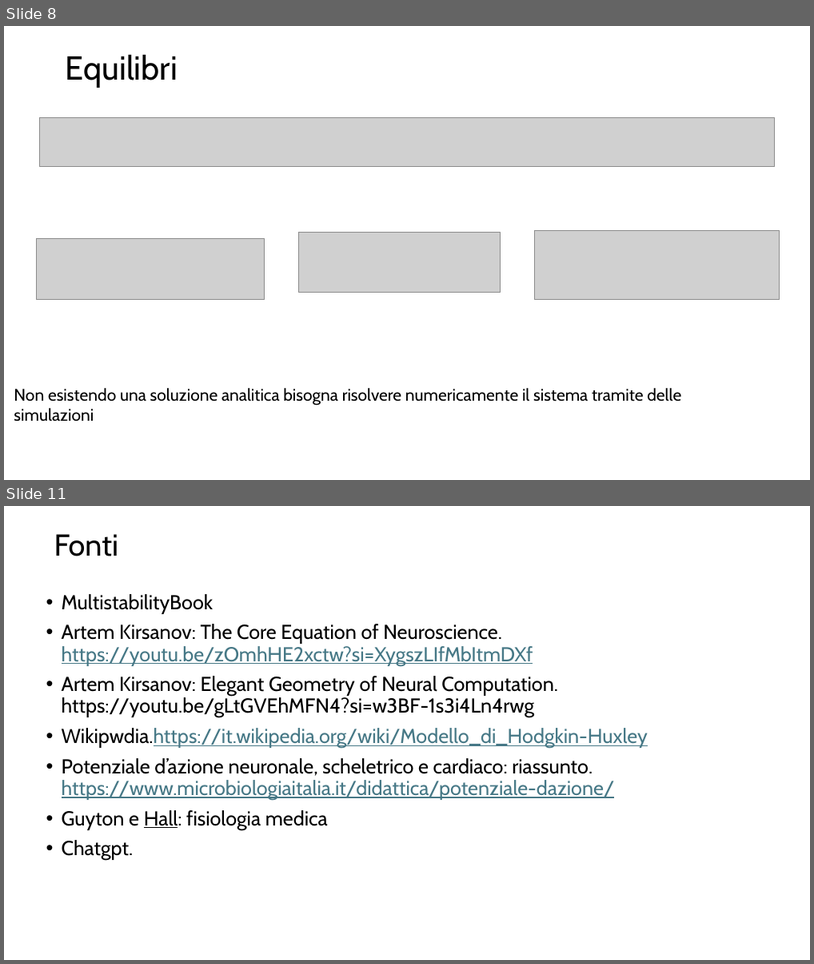
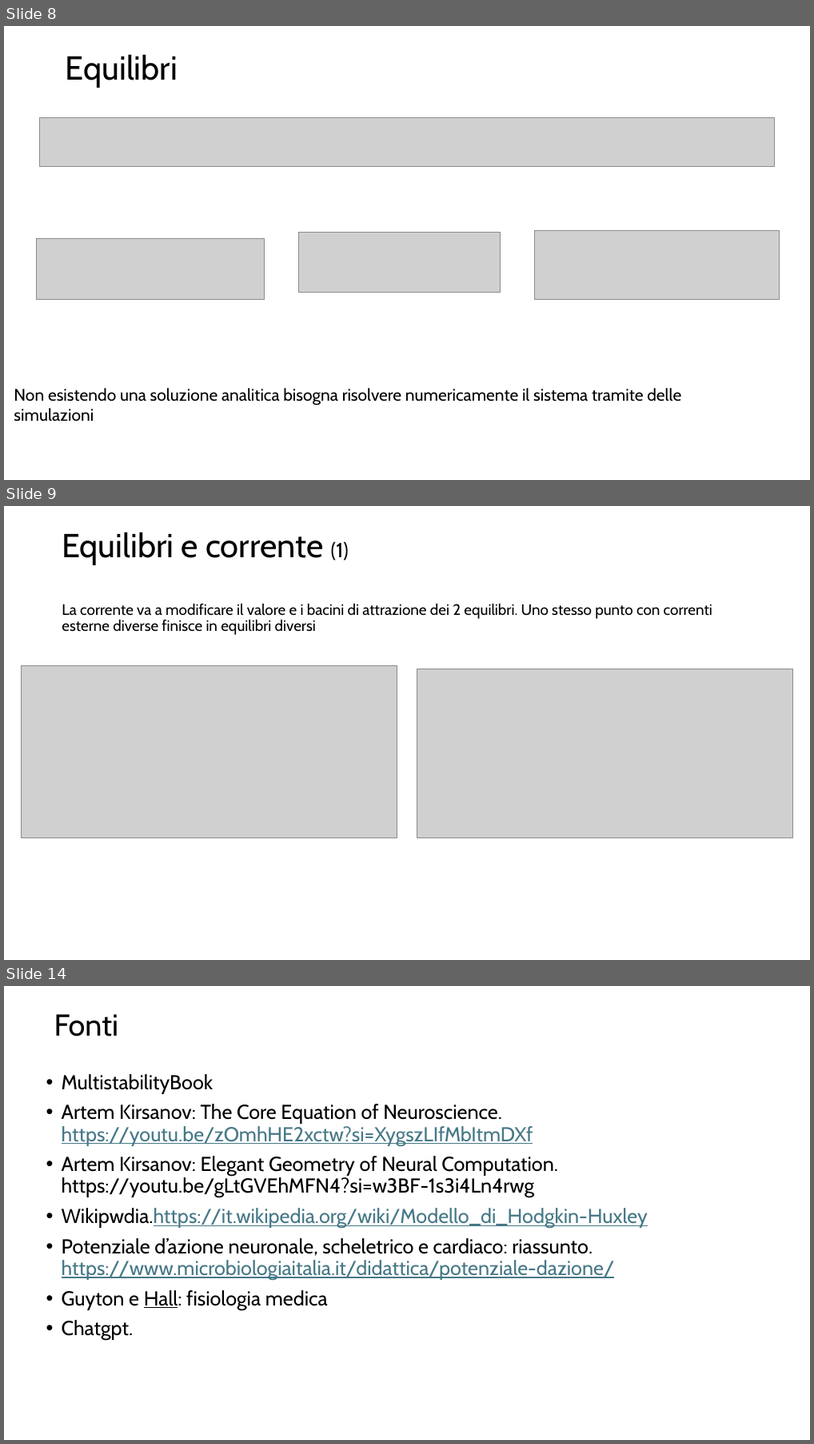
Before and after one commit to pietromihelj/modelli-e-sistemi-complessi, a slide deck: voltaggio nel neurone Pietro Mihelj.pptx. Shown one above the other, each under a label of ours: slides 8 and 11 before the commit, slides 8, 9 and 14 after it; the slides between them are not shown. The pictures are 814x964 and 814x1444 pixels, drawn with LibreOffice and Linux fonts; fonts in the diff are those of the drawing; grey boxes stand for pictures. Boxes give left, top, right and bottom in pixels: in the first picture for what was removed or moved away, otherwise in the second. Text is boxed around its words. In the diff, an @@ line names an element or a change of style, - is before the commit and + after.

```diff
--- a/voltaggio nel neurone Pietro Mihelj.pptx
+++ b/voltaggio nel neurone Pietro Mihelj.pptx
@@ slide 9 added at [4, 506, 810, 960], background #FFFFFF @@
@@ title added at [62, 532, 349, 565], 39.6 pt, text #000000 @@
+Equilibri e corrente (1)
@@ text added at [62, 603, 713, 635], 18 pt, text #000000 @@
+La corrente va a modificare il valore e i bacini di attrazione dei 2 equilibri. Uno stesso punto con correnti esterne diverse finisce in equilibri diversi
@@ picture added at [22, 666, 398, 837] @@
@@ picture added at [417, 668, 793, 837] @@
@@ what was slide 11 is now slide 14 @@
```
Also in this commit, not shown: 3 slides changed, 2 other slides added, 1 other file.
